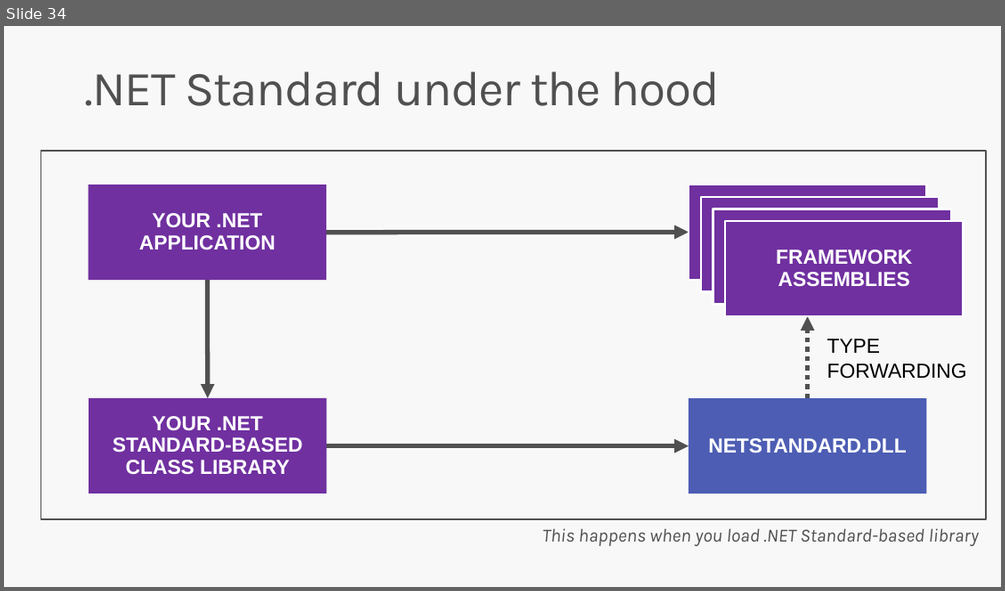
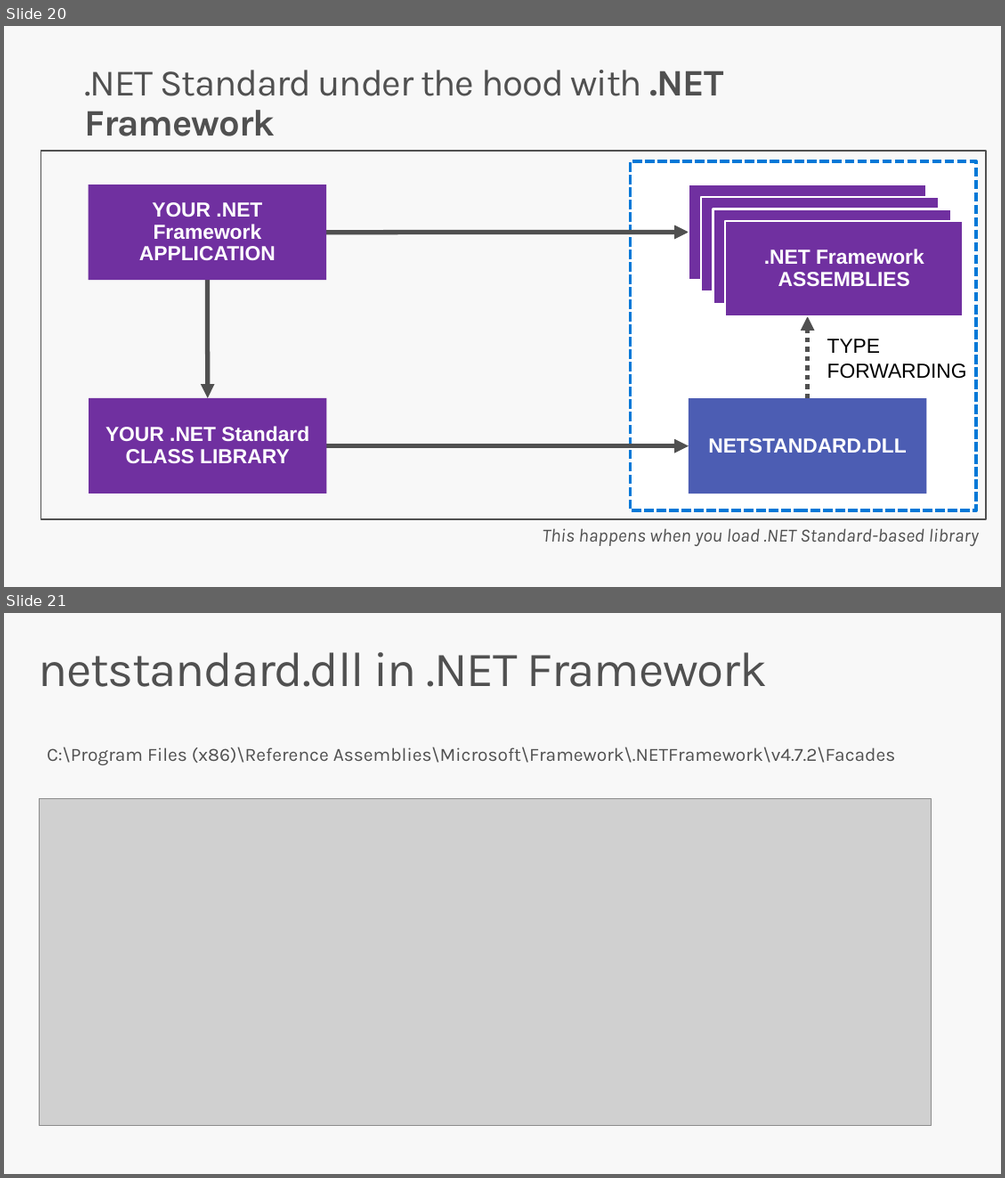
Before and after one commit to DotNetConfTh/dotnetconfth.github.io, a slide deck: sessions/2018/build-great-libraries-using-dot-net-standard/Build Great Libraries using .NET Standard.pptx. Shown one above the other, each under a label of ours: slide 34 before the commit, slides 20 and 21 after it. The pictures are 1005x591 and 1005x1178 pixels, drawn with LibreOffice and Linux fonts; fonts in the diff are those of the drawing; grey boxes stand for pictures; background and template pictures are left out. Boxes give left, top, right and bottom in pixels: in the first picture for what was removed or moved away, otherwise in the second. Text is boxed around its words. In the diff, an @@ line names an element or a change of style, - is before the commit and + after.

```diff
--- a/sessions/2018/build-great-libraries-using-dot-net-standard/Build Great Libraries using .NET Standard.pptx
+++ b/sessions/2018/build-great-libraries-using-dot-net-standard/Build Great Libraries using .NET Standard.pptx
@@ slide 21 added at (x1=4, y1=613, x2=1001, y2=1174), background #F8F8F8 @@
@@ title added at (x1=38, y1=652, x2=768, y2=687), 47 pt, text #505050 @@
+netstandard.dll in .NET Framework
@@ text added at (x1=47, y1=747, x2=896, y2=765), 18 pt, text #505050 @@
+C:\Program Files (x86)\Reference Assemblies\Microsoft\Framework\.NETFramework\v4.7.2\Facades
@@ picture added at (x1=39, y1=798, x2=931, y2=1126) @@
@@ what was slide 34 is now slide 20 @@
@@ slide 20 changed as well @@
@@ title at (x1=84, y1=70, x2=724, y2=136): text changed; size 47 to 36 pt @@
-.NET Standard under the hood
+.NET Standard under the hood with .NET Framework
@@ rectangle added at (x1=631, y1=161, x2=976, y2=510), fill #FFFFFF, outline #0078D7 3 pt dashed @@
@@ text in rectangle at (x1=139, y1=202, x2=275, y2=260): text changed @@
-YOUR .NET APPLICATION
+YOUR .NET Framework APPLICATION
@@ text in rectangle at (x1=764, y1=248, x2=924, y2=287): text changed @@
-FRAMEWORK ASSEMBLIES
+.NET Framework ASSEMBLIES
@@ text in rectangle at (x1=105, y1=426, x2=309, y2=464): text changed @@
-YOUR .NET STANDARD-BASED CLASS LIBRARY
+YOUR .NET Standard CLASS LIBRARY
```
Also in this commit, not shown: 7 other slides changed, 15 other slides added, 24 slides removed, 20 other files.
